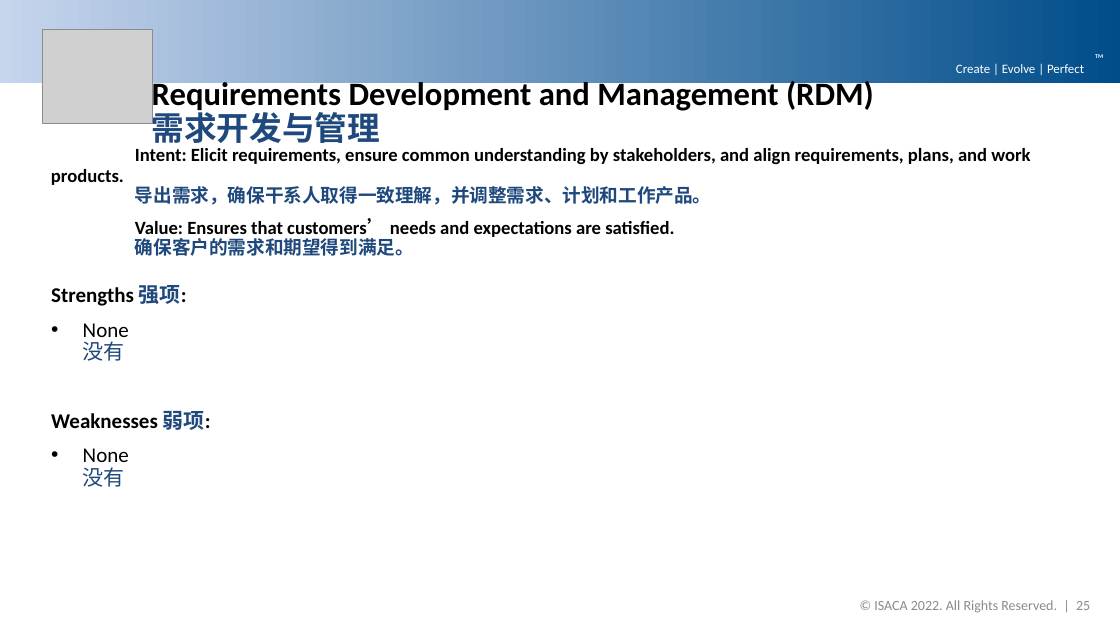
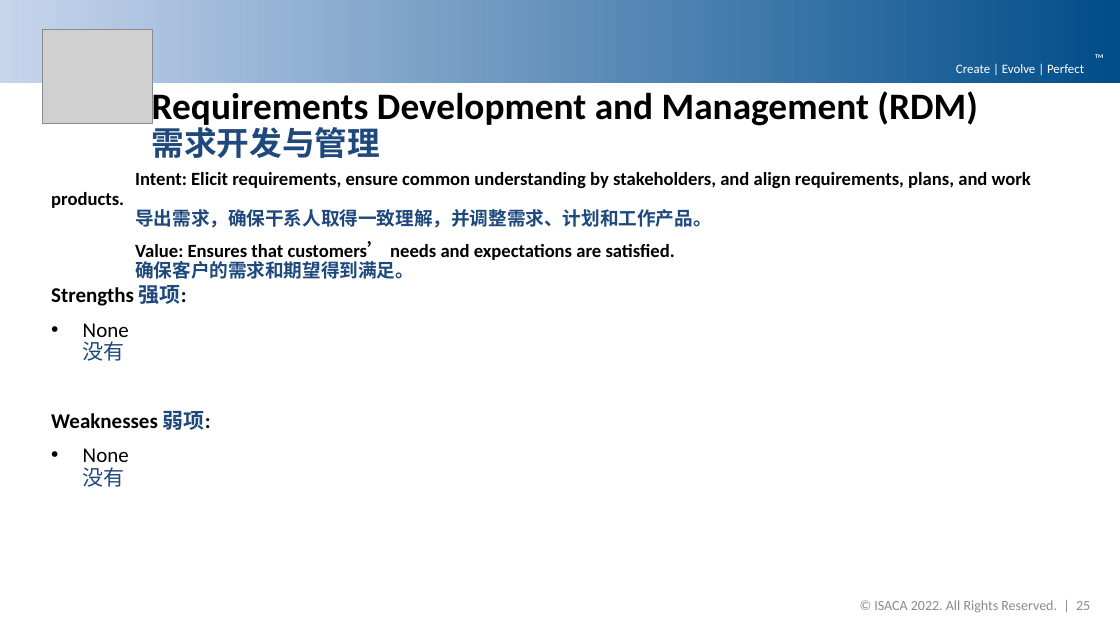
Before and after one commit to DemixTech/CMMITools, a slide deck: slide 25 of 2021-04-12to04-16 (A5) C53517 SoftMARS/21_17v01_MarsBaseAlpha_PreliminaryFindings.pptx. Drawn at 1120x630 pixels with LibreOffice and Linux fonts; fonts in the diff are those of the drawing; grey boxes stand for pictures; background and template pictures are left out. Boxes give left, top, right and bottom in pixels: in the first picture for what was removed or moved away, otherwise in the second. Text is boxed around its words. In the diff, an @@ line names an element or a change of style, - is before the commit and + after.

```diff
--- a/2021-04-12to04-16 (A5) C53517 SoftMARS/21_17v01_MarsBaseAlpha_PreliminaryFindings.pptx
+++ b/2021-04-12to04-16 (A5) C53517 SoftMARS/21_17v01_MarsBaseAlpha_PreliminaryFindings.pptx
@@ title "Requirements Development and Management (RDM) ..." moved from (x1=152, y1=79, x2=874, y2=149) to (x1=152, y1=88, x2=977, y2=158) @@
@@ title "Requirements Development and Management (RDM) ..." at (x1=152, y1=88, x2=977, y2=158): size 28 to 32 pt in "Requirements Development and Management (RDM)" @@
@@ text "Intent: Elicit requirements, ensure common ..." moved from (x1=135, y1=148, x2=1030, y2=256) to (x1=135, y1=172, x2=1031, y2=279) @@
```
Also in this commit, not shown: 2 other files.
